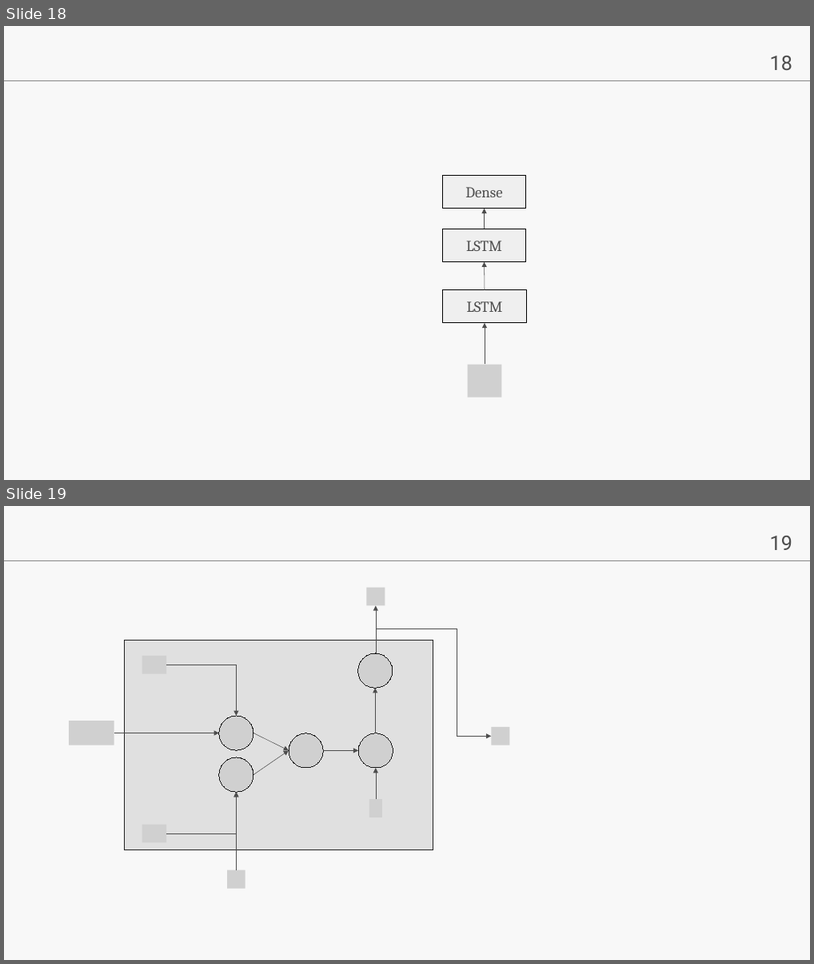
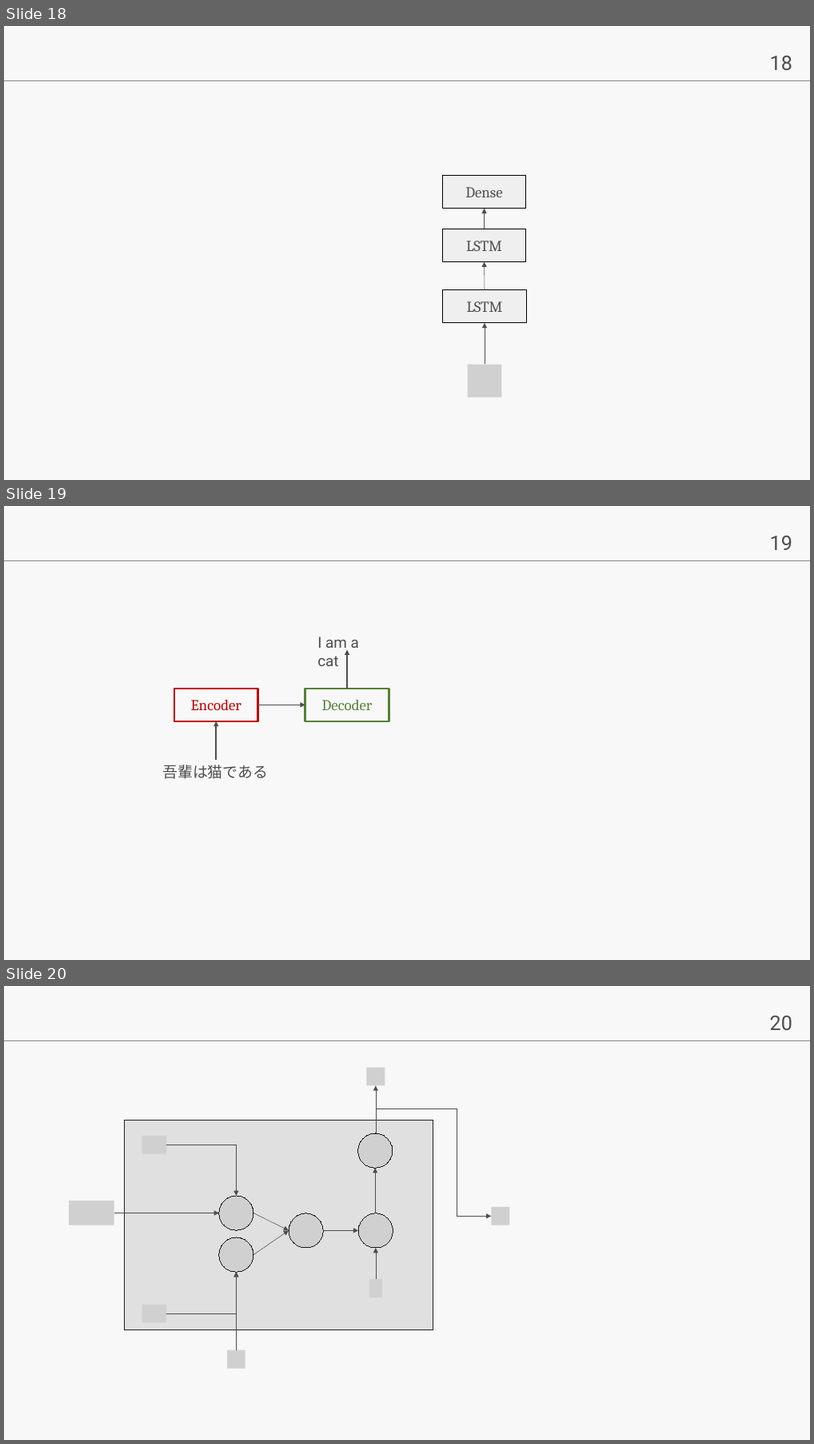
Before and after one commit to lvzeyu/css_nlp, a slide deck: ppt.pptx. Shown one above the other, each under a label of ours: slides 18 and 19 before the commit, slides 18, 19 and 20 after it. The pictures are 814x964 and 814x1444 pixels, drawn with LibreOffice and Linux fonts; fonts in the diff are those of the drawing; grey boxes stand for pictures. Boxes give left, top, right and bottom in pixels: in the first picture for what was removed or moved away, otherwise in the second. Text is boxed around its words. In the diff, an @@ line names an element or a change of style, - is before the commit and + after.

```diff
--- a/ppt.pptx
+++ b/ppt.pptx
@@ slide 19 added at (4,506,810,960), background #F8F8F8; not listed: 2 template elements that a slide beside it also shows @@
@@ text added at (318,636,359,666), 18 pt, text #4D4D4D @@
+I am a cat
@@ arrow added from (348, 688) to (348, 650), #4D4D4D 1.5 pt @@
@@ rectangle added at (174,688,258,720), outline #C00000 2.25 pt, 18 pt, text #C00000 @@
+Encoder
@@ rectangle added at (306,688,390,720), outline #548235 2.25 pt, 18 pt, text #548235 @@
+Decoder
@@ arrow added from (216, 760) to (216, 721), #4D4D4D 1.5 pt @@
@@ arrow added from (258, 704) to (306, 704), #4D4D4D 1.5 pt @@
@@ text added at (162,764,268,779), 18 pt, text #4D4D4D @@
+吾輩は猫である
@@ what was slide 19 is now slide 20 @@
@@ page number at (770,1016,793,1030): text changed @@
-19
+20
```
Also in this commit, not shown: 2 other files.
